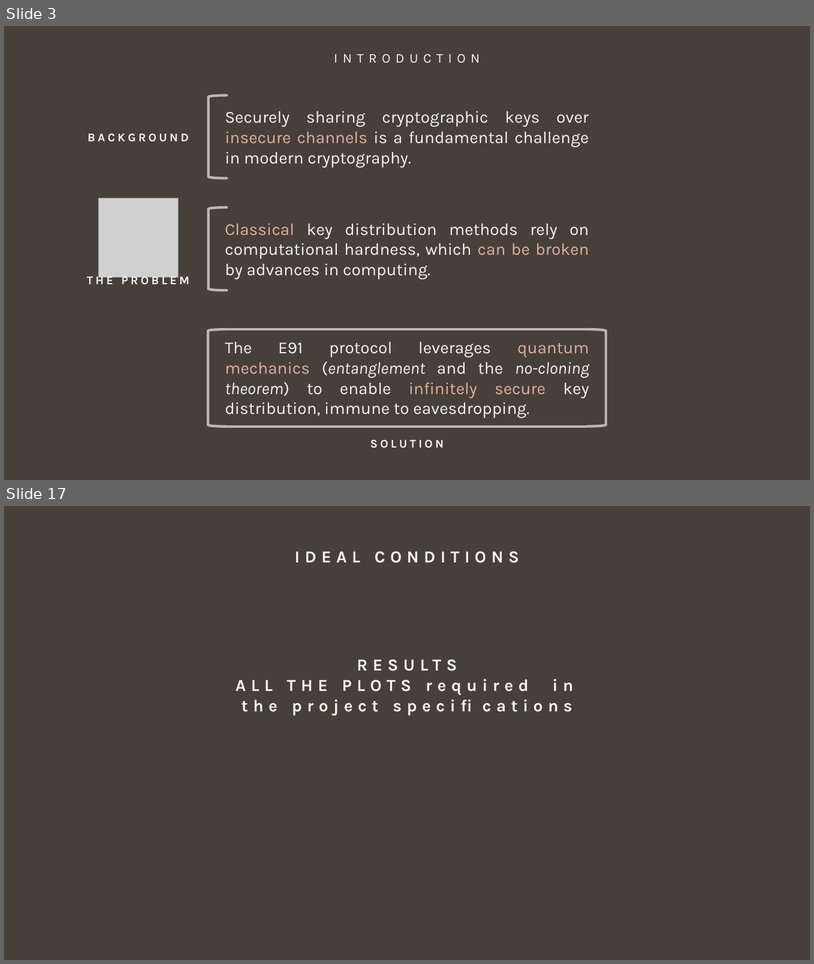
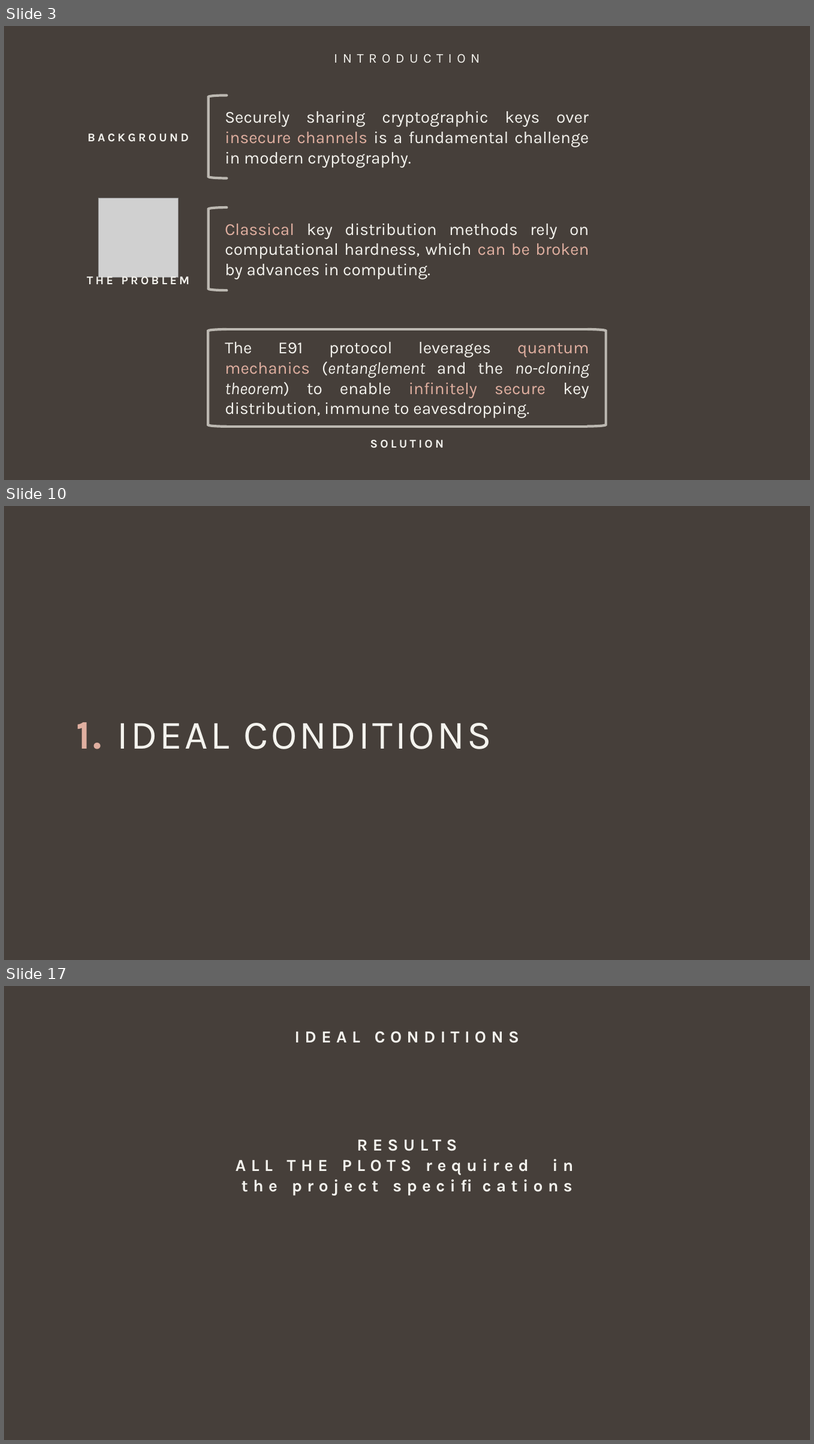
Before and after one commit to giovanniligato/E91-Protocol, a slide deck: Slides/E91 Protocol.pptx. Shown one above the other, each under a label of ours: slides 3 and 17 before the commit, slides 3, 10 and 17 after it; the slides between them are not shown. The pictures are 814x964 and 814x1444 pixels, drawn with LibreOffice and Linux fonts; fonts in the diff are those of the drawing; grey boxes stand for pictures. Boxes give left, top, right and bottom in pixels: in the first picture for what was removed or moved away, otherwise in the second. Text is boxed around its words. In the diff, an @@ line names an element or a change of style, - is before the commit and + after.

```diff
--- a/Slides/E91 Protocol.pptx
+++ b/Slides/E91 Protocol.pptx
@@ slide 10 added at (x1=4, y1=506, x2=810, y2=960), background #463F3A @@
@@ text added at (x1=76, y1=722, x2=492, y2=749), 48 pt, text #F4F3EE @@
+1. IDEAL CONDITIONS
```
Also in this commit, not shown: 5 slides changed, 7 other slides added, 7 slides removed.
